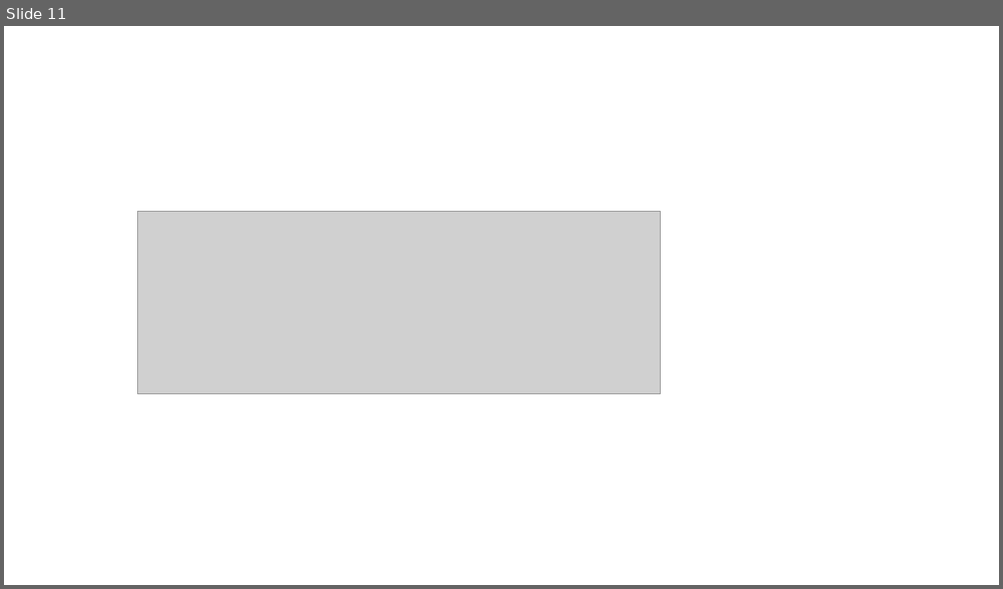
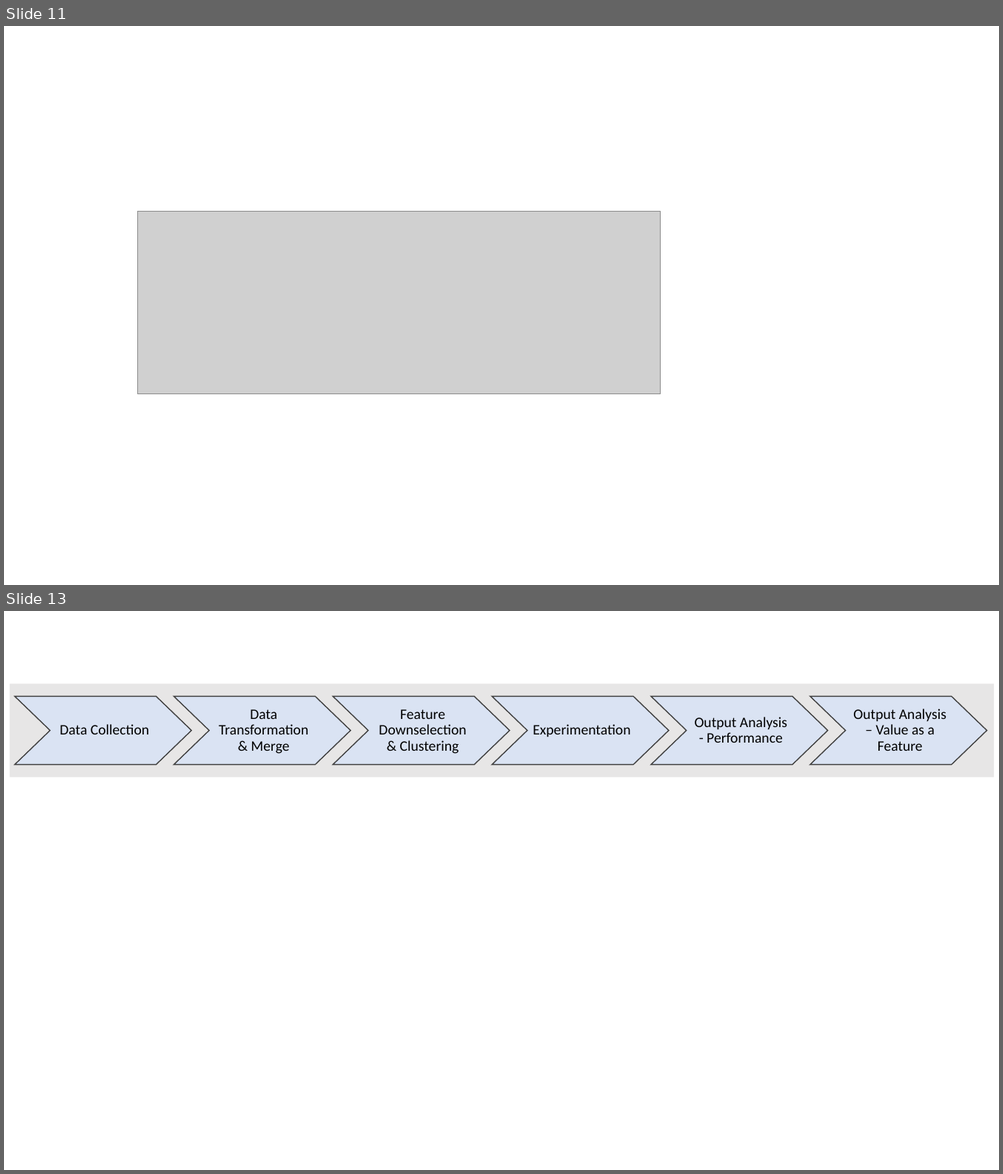
Before and after one commit to astaylor92/astaylor92.github.io, a slide deck: docs/images/songpopularity/Joins.pptx. Shown one above the other, each under a label of ours: slide 11 before the commit, slides 11 and 13 after it; the slides between them are not shown. The pictures are 1003x589 and 1003x1174 pixels, drawn with LibreOffice and Linux fonts; fonts in the diff are those of the drawing; grey boxes stand for pictures. Boxes give left, top, right and bottom in pixels: in the first picture for what was removed or moved away, otherwise in the second. Text is boxed around its words. In the diff, an @@ line names an element or a change of style, - is before the commit and + after.

```diff
--- a/docs/images/songpopularity/Joins.pptx
+++ b/docs/images/songpopularity/Joins.pptx
@@ slide 13 added at [4,611,999,1170], background #FFFFFF @@
@@ rectangle added at [10,684,994,777], fill #E7E6E6 @@
@@ group added at [14,696,987,765]: 6 freeform shapes @@
+Data Collection
+Data Transformation & Merge
+Feature Downselection & Clustering
+Experimentation
+Output Analysis - Performance
+Output Analysis – Value as a Feature
```
Also in this commit, not shown: 3 slides changed, 3 other slides added, 3 other files.
